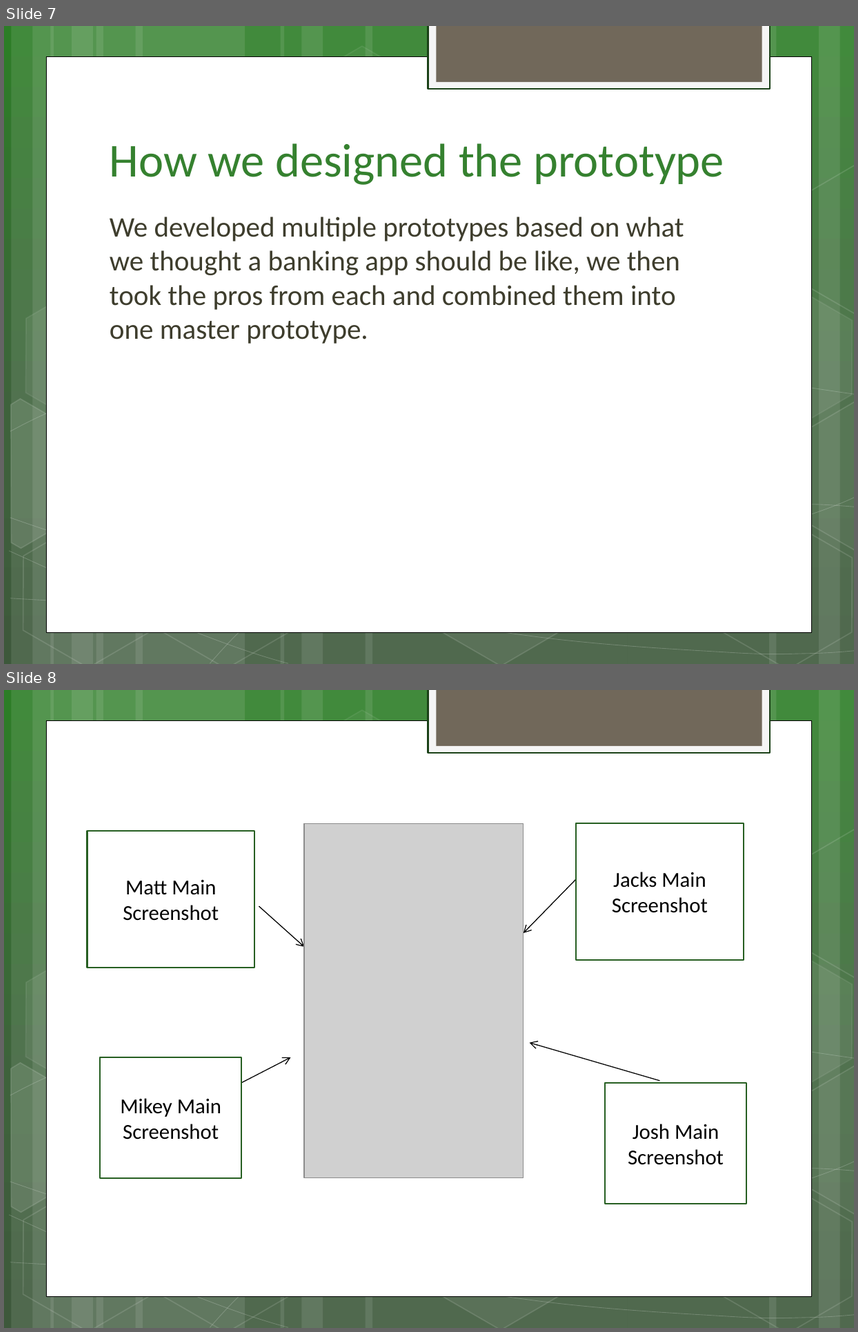
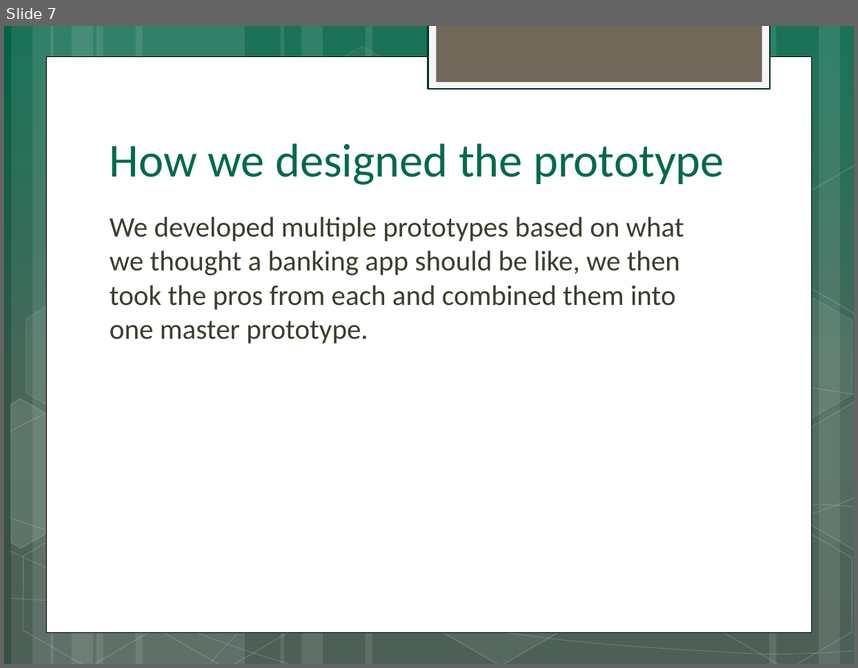
Before and after one commit to d-baranowski/Team-2, a slide deck: Powerpoint for Dragons Den/Dragons Den Presentation.pptx. Shown one above the other, each under a label of ours: slides 7 and 8 before the commit, slide 7 after it. The pictures are 858x1332 and 858x668 pixels, drawn with LibreOffice and Linux fonts; fonts in the diff are those of the drawing; grey boxes stand for pictures. Boxes give left, top, right and bottom in pixels: in the first picture for what was removed or moved away, otherwise in the second. Text is boxed around its words. In the diff, an @@ line names an element or a change of style, - is before the commit and + after.

Commit message:
Made some changes see descripton
Added screenshots to "how we built the prototype slide"
Editing some sentences on the current slides.
Left alot of room for the daniels to edit/add/remove etc.

Matt,

```diff
--- a/Powerpoint for Dragons Den/Dragons Den Presentation.pptx
+++ b/Powerpoint for Dragons Den/Dragons Den Presentation.pptx
@@ slide 8 removed at bbox=[4, 690, 854, 1328], background gradient #2D7E27 to #3E623D to #3D593C; not listed: 31 template elements that a slide beside it also shows @@
@@ rectangle removed at bbox=[87, 831, 254, 967] @@
-Matt Main Screenshot
@@ picture removed at bbox=[304, 823, 524, 1177] @@
@@ rectangle removed at bbox=[576, 823, 744, 960] @@
-Jacks Main Screenshot
@@ arrow removed from (576, 880) to (524, 933) @@
@@ arrow removed from (259, 906) to (304, 947) @@
@@ rectangle removed at bbox=[100, 1057, 241, 1178] @@
-Mikey Main Screenshot
@@ arrow removed from (242, 1083) to (290, 1057) @@
@@ arrow removed from (660, 1080) to (529, 1043) @@
@@ rectangle removed at bbox=[605, 1083, 746, 1203] @@
-Josh Main Screenshot
@@ slide 7 changed as well @@
@@ background gradient #2D7E27 to #3E623D to #3D593C to gradient #006347 to #375648 to #385044 @@
@@ rectangle at bbox=[428, 26, 770, 89]: outline #1B4018 1.25 pt to #003526 1.25 pt @@
@@ title "How we designed the prototype" at bbox=[110, 143, 724, 185]: text colour #35812F to #006A4C @@
```
Also in this commit, not shown: 6 other slides changed, 1 slide added.
